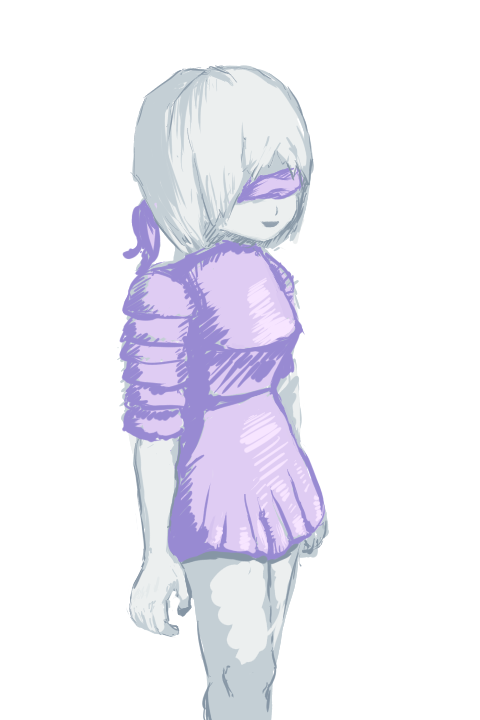
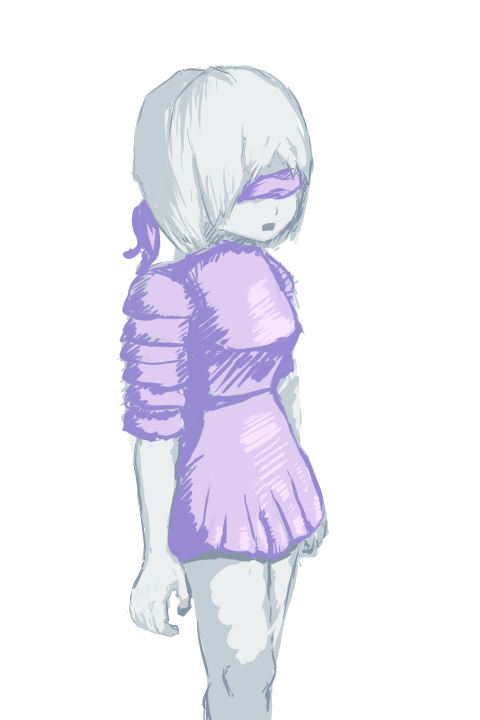
Layered file, before and after one edit (480px x 720px). Changes by layer:
hid "mouth-open-smile" over (260, 221, 280, 232)
showed "mouth-open" over (260, 221, 280, 232)
